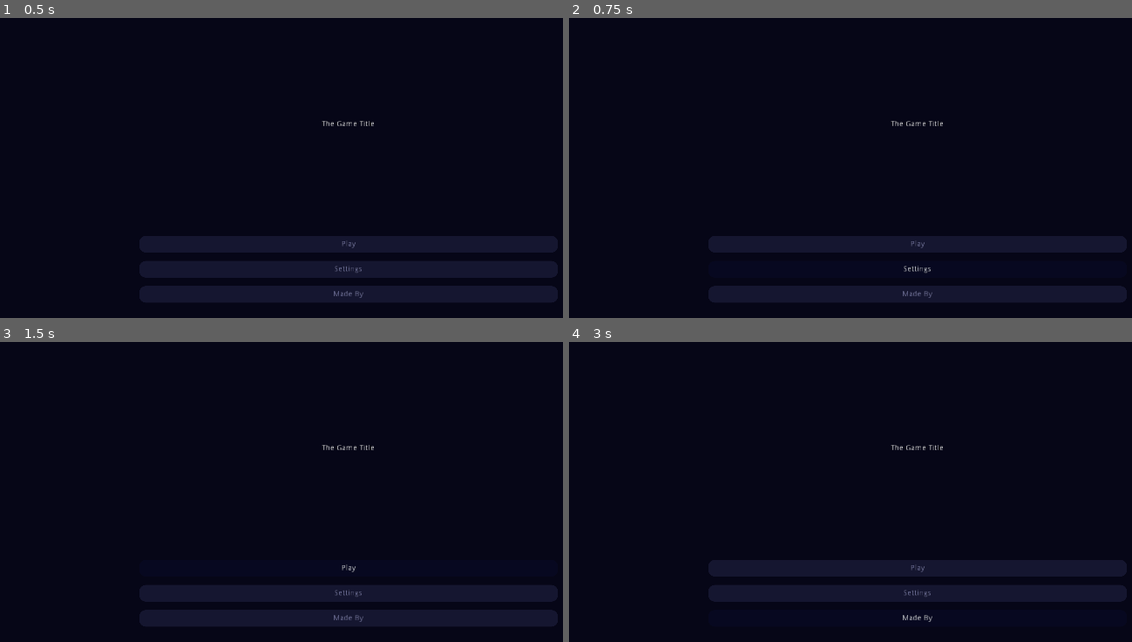
Above: before the commit, frames 1-4 (two rows, left to right).
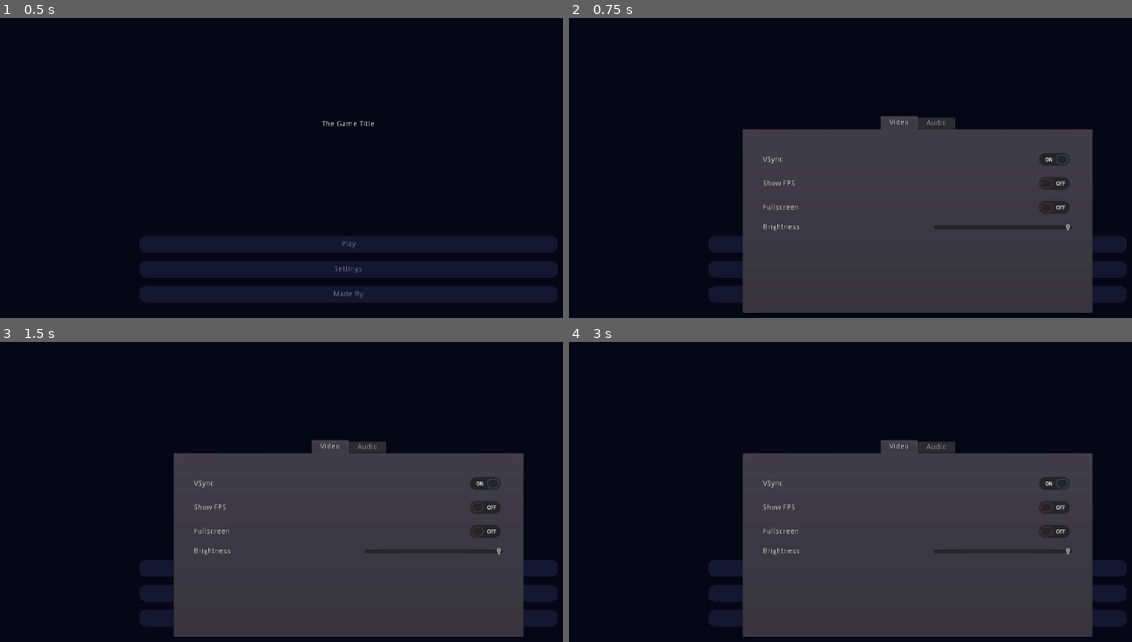
Above: after the commit, the same moments.

Repository: game-jam-it/game-off-jam
Game: Godot game, scene res://prototype/scenes/MainScene.tscn
Same seed, same stepped clock (60 frames per second), same inputs: the game is played once before the commit and once after it.
Inputs:
- Up to frame 1 (0.5 s): no input
- Up to frame 2 (0.75 s): click "Settings" at 0.5 s
- Up to frame 3 (1.5 s): click "Play" at 1.25 s
- Up to frame 4 (3 s): click "Play" at 2 s; click "Made By" at 2.75 s

Frame 1 is identical in both runs. In frame 2, 38% of the frame differs, in the area x 30-94%, y 32-99%; in frame 3, 38%; in frame 4, 38%.

Commit message:
prototype connect main menu settings button

Diff:
--- /dev/null
+++ b/prototype/scenes/GuiMain.gd
@@ -0,0 +1,4 @@
+extends Control
+
+func _on_button_settings_pressed():
+	AppState.show_settings()
--- a/prototype/scenes/GuiMain.tscn
+++ b/prototype/scenes/GuiMain.tscn
@@ -1,11 +1,13 @@
-[gd_scene load_steps=2 format=2]
+[gd_scene load_steps=3 format=2]
 
 [ext_resource path="res://prototype/assets/themes/base-theme/BaseTheme.tres" type="Theme" id=1]
+[ext_resource path="res://prototype/scenes/GuiMain.gd" type="Script" id=2]
 
 [node name="GuiMain" type="Control"]
 anchor_right = 1.0
 anchor_bottom = 1.0
 theme = ExtResource( 1 )
+script = ExtResource( 2 )
 
 [node name="ColorRect" type="ColorRect" parent="."]
 margin_right = 1280.0
@@ -68,3 +70,5 @@
 margin_right = 768.0
 margin_bottom = 192.0
 text = "Made By"
+
+[connection signal="pressed" from="MarginContainer/VBoxContainer/MarginContainer/VBoxContainer/Button - Settings" to="." method="_on_button_settings_pressed"]
